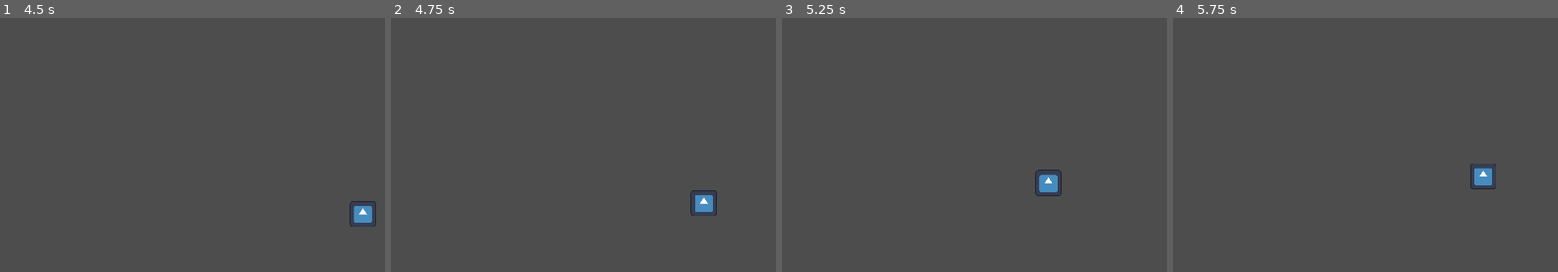
Above: before the commit, frames 1-4 (left to right).
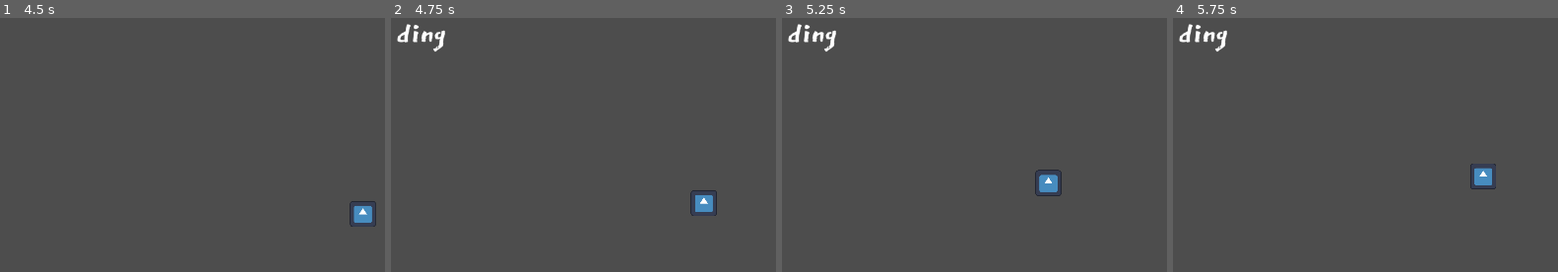
Above: after the commit, the same moments.

Repository: Relapson/Point-N-Click
Game: Godot game, scene res://main.tscn
Two runs of this game, one before a commit and one after it. Both use one fixed random seed, a clock stepped at 60 frames per second and the inputs below. The engine's default icon, where the game draws it, is replaced by a stand-in: a white triangle on a blue panel in a dark square.
Inputs (mouse positions are in pixels of both pictures, inside the frame that each line leads up to):
- Up to frame 1 (4.5 s): tap Enter at 0.5 s; move the mouse to (outside the picture) at 0.52 s; click (outside the picture) at 0.6 s; right-click (outside the picture) at 0.8 s; move the mouse to (115, 198) at 1.27 s; right-click (115, 198) at 1.35 s; click (115, 198) at 1.55 s; move the mouse to (350, 78) at 2.02 s; click (350, 78) at 2.1 s; right-click (350, 78) at 2.3 s; move the mouse to (234, 264) at 2.77 s; right-click (234, 264) at 2.85 s; click (234, 264) at 3.05 s; move the mouse to (outside the picture) at 3.52 s; click (outside the picture) at 3.6 s; right-click (outside the picture) at 3.8 s; move the mouse to (38, 109) at 4.27 s; right-click (38, 109) at 4.35 s
- Up to frame 2 (4.75 s): click (429, 109) at 4.55 s
- Up to frame 3 (5.25 s): move the mouse to (1093, 175) at 5.02 s; click (1093, 175) at 5.1 s
- Up to frame 4 (5.75 s): right-click (1484, 175) at 5.3 s

Frame 1 is identical in both runs. In frame 2, 0.4% of the frame differs, in the area x 1-15%, y 2-14%; in frame 3, 0.4%; in frame 4, 0.4%.

Commit message:
erste ansätze für hotspots, was neues über editable children gelernt

Diff:
--- /dev/null
+++ b/Control/leave_area_hotspot.gd
@@ -0,0 +1,18 @@
+extends Area2D
+
+@export var next_room: PackedScene
+@export var room_name: String = ""
+var showing = false
+
+func _ready():
+	$RoomName.set_text(room_name)
+	$RoomName.hide()
+
+func _on_input_event(_viewport, _event, _shape_idx):
+	if Input.is_action_just_pressed("mouse_left") and not showing:
+		$RoomName.show()
+		showing = true
+
+	if Input.is_action_just_pressed("mouse_right") and showing:
+		$RoomName.hide()
+		showing = false
--- /dev/null
+++ b/Control/leave_area_hotspot.tscn
@@ -0,0 +1,22 @@
+[gd_scene load_steps=3 format=3 uid="uid://bjng1m2u6rpc2"]
+
+[ext_resource type="Script" path="res://Control/leave_area_hotspot.gd" id="1_taqcs"]
+[ext_resource type="FontFile" uid="uid://oqud717w80kb" path="res://Assets/Fonts/EastSeaDokdo-Regular.ttf" id="2_4f7dp"]
+
+[node name="LeaveAreaHotspot" type="Area2D"]
+script = ExtResource("1_taqcs")
+metadata/_edit_group_ = true
+
+[node name="CollisionPolygon2D" type="CollisionPolygon2D" parent="."]
+polygon = PackedVector2Array(676, 366, 690, 781, 1164, 801, 1107, 339)
+
+[node name="RoomName" type="Label" parent="."]
+offset_left = 822.0
+offset_top = 505.0
+offset_right = 995.0
+offset_bottom = 609.0
+theme_override_fonts/font = ExtResource("2_4f7dp")
+theme_override_font_sizes/font_size = 100
+text = "Lorem"
+
+[connection signal="input_event" from="." to="." method="_on_input_event"]
--- a/main.tscn
+++ b/main.tscn
@@ -1,6 +1,7 @@
-[gd_scene load_steps=3 format=3 uid="uid://cj4j0saa5edb7"]
+[gd_scene load_steps=4 format=3 uid="uid://cj4j0saa5edb7"]
 
 [ext_resource type="PackedScene" uid="uid://b38h7cepxykak" path="res://Characters/Player.tscn" id="1_ge7eo"]
+[ext_resource type="PackedScene" uid="uid://bjng1m2u6rpc2" path="res://Control/leave_area_hotspot.tscn" id="2_mbrql"]
 
 [sub_resource type="NavigationPolygon" id="NavigationPolygon_0s3fd"]
 vertices = PackedVector2Array(1228, 821, 1691, 838, 1304, 1041, 899, 843, 378, 1011, 77, 824, 262, 695, 929, 409, 186, 484, 1256, 644, 1553, 689, 1712, 343, 1778, 519)
@@ -15,3 +16,20 @@
 [node name="Player" parent="." instance=ExtResource("1_ge7eo")]
 position = Vector2(746, 584)
 scale = Vector2(0.5, 0.5)
+
+[node name="LeaveAreaHotspot" parent="." instance=ExtResource("2_mbrql")]
+position = Vector2(-516, -364)
+room_name = "ding"
+
+[node name="CollisionPolygon2D" parent="LeaveAreaHotspot" index="0"]
+polygon = PackedVector2Array(713, 515, 705, 849, 1164, 801, 1087, 509)
+
+[node name="LeaveAreaHotspot2" parent="." instance=ExtResource("2_mbrql")]
+position = Vector2(550, -456)
+room_name = "dong"
+
+[node name="CollisionPolygon2D" parent="LeaveAreaHotspot2" index="0"]
+polygon = PackedVector2Array(771, 589, 647, 843, 1164, 801, 1071, 587)
+
+[editable path="LeaveAreaHotspot"]
+[editable path="LeaveAreaHotspot2"]
--- /dev/null
+++ b/scene_2.tscn
@@ -0,0 +1,3 @@
+[gd_scene format=3 uid="uid://b7giusivf3uo6"]
+
+[node name="Scene2" type="Node"]
--- /dev/null
+++ b/scene_3.tscn
@@ -0,0 +1,3 @@
+[gd_scene format=3 uid="uid://d3k5goecj0g4g"]
+
+[node name="Scene3" type="Node"]
